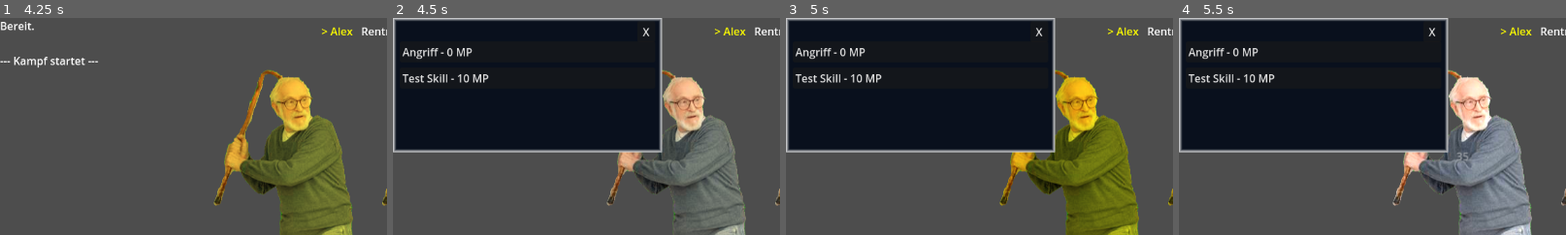
Above: before the commit, frames 1-4 (left to right).
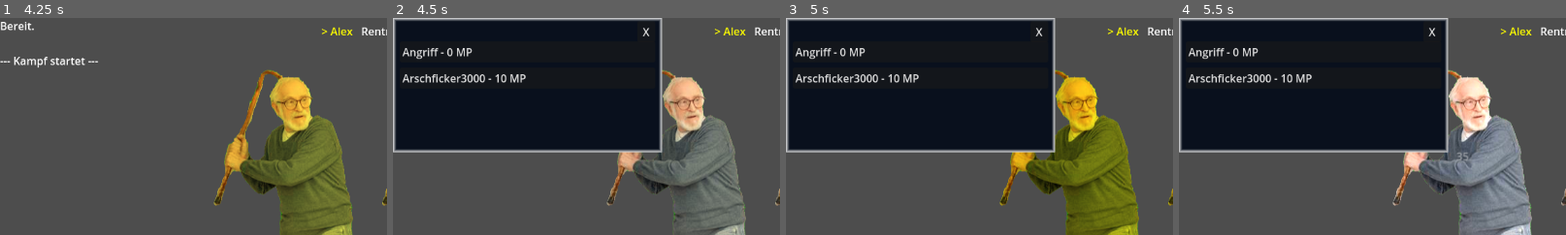
Above: after the commit, the same moments.

Repository: Marv0407/kotstulle-game
Game: Godot game, scene res://scenes/control.tscn
Two runs of this game, one before a commit and one after it. Both use one fixed random seed, a clock stepped at 60 frames per second and the inputs below.
Inputs (mouse positions are % of the whole screen's width and height, from its top left):
- Up to frame 1 (4.25 s): click "Start New Game" at 0.5 s; click (12, 7) at 1.27 s; type "Alex" at 1.35 s; click "Starten" at 2 s; click "Start Battle" at 2.75 s; click "Attack" at 3.5 s
- Up to frame 2 (4.5 s): click "Skills" at 4.25 s
- Up to frame 3 (5 s): no input
- Up to frame 4 (5.5 s): click (37, 37) at 5.02 s
The pictures show only the part of the screen within x 0-50%, y 0-50%; the shares and areas given below are measured in that part.

Frame 1 is identical in both runs. In frame 2, 0.8% of the frame differs, in the area x 2-35%, y 25-30%; in frame 3, 0.8%; in frame 4, 0.8%.

Commit message:
Refactor battle logic and reorganize functions

Diff:
--- a/ressources/skills/feature_tester.tres
+++ b/ressources/skills/feature_tester.tres
@@ -6,7 +6,7 @@
 
 [resource]
 script = ExtResource("1_66ae8")
-skill_name = "Test Skill"
+skill_name = "Arschficker3000"
 description = "macht alles lol"
 mp_cost = 10
 vfx_scene = ExtResource("3_ftqjy")
--- a/scripts/battle_manager.gd
+++ b/scripts/battle_manager.gd
@@ -21,30 +21,24 @@
 var state := BattleState.START
 var pending_skill: SkillData
 var pending_user: BattleCharacter
-#@onready var particelSpawner = $"../DebugUI/HBoxContainer/ParticelSpawner"
+
 @onready var spawn_point = $"../DebugUI/EnemyPositionAnchor/EnemyPartyContainer"
 @onready var party_panel: PartyHUD = $"../DebugUI/CanvasLayer/PartyMenuContainer/ColorRect/PartyHUDContainer"
 @onready var log_container = $"../DebugUI/CanvasLayer/PanelContainer/ScrollContainer/LogContainer"
 @onready var skill_menu = $"../DebugUI/CanvasLayer/SkillMenu"
 #endregion
 
+# --- SETUP ---
 func _ready():
 	skill_menu.skill_selected.connect(_on_skill_chosen)
 	skill_menu.canceled.connect(_on_skill_menu_canceled)
 	skill_menu.hide()
 
-####################
-# Functions
-####################
 func start_battle():
-
-	party.clear()
-	enemies.clear()
-	turn_order.clear()
-
-	for child in spawn_point.get_children():
-		child.queue_free()
-
+	party.clear(); enemies.clear(); turn_order.clear()
+	for child in spawn_point.get_children(): child.queue_free()
+
+	#load party
 	for i in range(party_data.size()):
 		var data = party_data[i]
 
@@ -56,13 +50,9 @@
 		bc.setup(data)
 		party.append(bc)
 
-	#for data in party_data:
-		#var bc = BattleCharacter.new()
-		#bc.setup(data)
-		#party.append(bc)
-	#
 	party_panel.populate(party)
 
+	#load enemies and placee into slots
 	for data in enemy_data:
 		var bc = BattleCharacter.new()
 		bc.setup(data)
@@ -92,15 +82,14 @@
 	calculate_turn_order()
 	current_turn_index = 0
 	refresh_turn_order_ui()
-
-	print("--- Kampf beginnt ---")
-	process_battle_loop()
-
+	process_turn()
+# --------------
+
+#region TURN LOGIC
 func process_turn():
+	if is_battle_over(): return
 	var actor = get_current_actor()
 	process_status_effects(actor)
-	if is_battle_over():
-		return
 
 	if not actor.is_alive():
 		next_turn()
@@ -127,40 +116,42 @@
 		var first_target = targets_array[0]
 		execute_skill(actor, selected_skill, first_target)
 
-func execute_skill(user: BattleCharacter, skill: SkillData, target: BattleCharacter):
-	for i in range(skill.hit_count):
-		var damage = calculate_damage(user, target, skill)
-		apply_skill_effects(user, target, damage, skill)
-		if skill.hit_count > 1:
-			await get_tree().create_timer(skill.delay_between_hits).timeout
-
-	if skill.status_to_apply and randf() * 100 < skill.chance_to_apply:
-		apply_status_effect(user, target, skill.status_to_apply)
-
-	await get_tree().create_timer(0.8).timeout
-
-	next_turn()
-	process_turn()
-
-func execute_skill_aoe(user: BattleCharacter, skill: SkillData, targets: Array[BattleCharacter]):
-	for i in range(skill.hit_count):
-		for target in targets:
-			if target.is_alive():
-				var damage = calculate_damage(user, target, skill)
-				apply_skill_effects(user, target, damage, skill)
-
-				if i == skill.hit_count - 1:
-					if skill.status_to_apply and randf() * 100 < skill.chance_to_apply:
-						apply_status_effect(user, target, skill.status_to_apply)
-
-		if skill.hit_count > 1:
-			await get_tree().create_timer(skill.delay_between_hits).timeout
-		else:
-			await get_tree().create_timer(0.2).timeout
-
-	await get_tree().create_timer(0.6).timeout
-	next_turn()
-	process_turn()
+func next_turn():
+	var checked := 0
+
+	while checked < turn_order.size():
+		current_turn_index += 1
+		if current_turn_index >= turn_order.size():
+			current_turn_index = 0
+
+		var actor = get_current_actor()
+		if actor.is_alive():
+			refresh_turn_order_ui()
+			return
+
+		checked += 1
+
+	end_battle(true)
+
+func refresh_turn_order_ui():
+	if not turn_order_container: return
+
+	for child in turn_order_container.get_children():
+		child.queue_free()
+
+	for i in range(turn_order.size()):
+		var character = turn_order[i]
+		if not character.is_alive(): continue
+		var label := Label.new()
+		var portrait := Image.new()
+		label.text = character.data.name
+		portrait = character.data.portrait
+
+		if i == current_turn_index:
+			label.text = "> " + label.text
+			label.add_theme_color_override("font_color", Color.YELLOW)
+
+		turn_order_container.add_child(label)
 
 func calculate_turn_order():
 	turn_order.clear()
@@ -170,131 +161,6 @@
 		func(a, b): return a.data.speed > b.data.speed
 		)
 
-func get_current_actor() -> BattleCharacter:
-	return turn_order[current_turn_index]
-
-func next_turn():
-	var checked := 0
-
-	while checked < turn_order.size():
-		current_turn_index += 1
-		if current_turn_index >= turn_order.size():
-			current_turn_index = 0
-
-		var actor = get_current_actor()
-		if actor.is_alive():
-			refresh_turn_order_ui()
-			return
-
-		checked += 1
-
-	end_battle(true)
-
-func attack(attacker: BattleCharacter, target: BattleCharacter):
-	var damage = max(attacker.data.atk - target.data.def, 1)
-	target.current_hp -= damage
-
-	if target in party:
-		for ui in party_panel.get_children():
-			if ui.character == target:
-				ui.update_hp()
-				break
-
-	if target.battle_node:
-		var tween = create_tween()
-		tween.tween_property(target.battle_node, "modulate", Color.RED, 0.1)
-		tween.tween_property(target.battle_node, "modulate", Color.WHITE, 0.1)
-		#var particel_pos = target.battle_node.global_position
-		#particelSpawner.global_position = particel_pos
-		#particelSpawner.z_index = 3
-		#particelSpawner.restart()
-		spawn_damage_number(target.battle_node.global_position, damage)
-
-	if target.current_hp <= 0:
-		print(target.data.name, " wurde besiegt!")
-		despawn_enemy_visual(target)
-
-func debug_player_attack():
-	if state != BattleState.PLAYER_TURN:
-		return
-
-	var actor = get_current_actor()
-	var targets = get_alive_enemies()
-
-	if not targets.is_empty():
-		state = BattleState.TARGET_SELECT
-
-		var skill = load("res://ressources/skills/PlayerAttack.tres")
-
-		if skill:
-			start_target_selection(get_current_actor(), skill)
-
-		else:
-			# Fallback
-			attack(actor, targets[0])
-			await get_tree().create_timer(0.8).timeout
-			next_turn()
-			process_turn()
-
-func process_battle_loop():
-	if is_battle_over():
-		return
-
-	process_turn()
-
-func start_target_selection(user: BattleCharacter, skill: SkillData):
-	state = BattleState.TARGET_SELECT
-	pending_user = user
-	pending_skill = skill
-	highlight_potential_targets(true)
-
-func _on_target_clicked(target_node):
-	if state != BattleState.TARGET_SELECT:
-		return
-
-	var target_character = null
-	for e in enemies:
-		if e.battle_node == target_node:
-			target_character = e
-			break
-
-	if target_character and target_character.is_alive():
-		highlight_potential_targets(false)
-		state = BattleState.ENEMY_TURN
-		execute_skill(pending_user, pending_skill, target_character)
-
-####################
-# Helpers
-####################
-#region TURN STATES
-
-func refresh_turn_order_ui():
-	if not turn_order_container: return
-
-	for child in turn_order_container.get_children():
-		child.queue_free()
-
-	for i in range(turn_order.size()):
-		var character = turn_order[i]
-		if not character.is_alive(): continue
-		var label := Label.new()
-		var portrait := Image.new()
-		label.text = character.data.name
-		portrait = character.data.portrait
-
-		if i == current_turn_index:
-			label.text = "> " + label.text
-			label.add_theme_color_override("font_color", Color.YELLOW)
-
-		turn_order_container.add_child(label)
-
-func set_player_ui_enabled(enabled: bool):
-	var action_menu = $"../DebugUI/CanvasLayer/PartyMenuContainer/ActionsContainer/ColorRect/VBoxContainer"
-
-	for child in action_menu.get_children():
-		if child is Button:
-			child.disabled = !enabled
-
 func end_battle(player_won: bool):
 	state = BattleState.END
 	if player_won:
@@ -302,40 +168,41 @@
 		for e in enemies: _sum_exp += e.data.xp
 #endregion
 
-#region VISUALS
-func despawn_enemy_visual(character: BattleCharacter):
-	if character.battle_node:
-		# TODO insert other/different animations here later
-		var tween = create_tween()
-		tween.tween_property(character.battle_node, "modulate:a", 0, 0.5)
-		tween.tween_property(character.battle_node, "scale", Vector2.ZERO, 0.5)
-		tween.finished.connect(func(): character.battle_node.queue_free())
-
-func post_log(text: String, color: Color = Color.WHITE):
-	print(text)
-
-	var label = Label.new()
-	label.text = text
-	label.add_theme_font_size_override("font_size", 12)
-	label.add_theme_color_override("font_color", color)
-	#label.autowrap_mode = TextServer.AUTOWRAP_WORD
-	log_container.add_child(label)
-	await get_tree().process_frame
-	log_container.get_parent().scroll_vertical = log_container.size.y
-
-func spawn_damage_number(pos: Vector2, value: int):
-	var dmg_node = damage_popup.instantiate()
-	get_tree().current_scene.add_child(dmg_node)
-
-	# some randomness in spawn logic
-	var random_offset = Vector2(randf_range(-20, 20), randf_range(-10, 10))
-	dmg_node.global_position = pos + random_offset
-
-	# TODO Future crit colors or other colors in case of big dmg
-	var color = Color.WHITE
-	if value > 50: color = Color.YELLOW #FIXME example code
-
-	dmg_node.setup(value, color)
+#region ATTACK & SKILL LOGIC
+func execute_skill(user: BattleCharacter, skill: SkillData, target: BattleCharacter):
+	for i in range(skill.hit_count):
+		var damage = calculate_damage(user, target, skill)
+		apply_skill_effects(user, target, damage, skill)
+		if skill.hit_count > 1:
+			await get_tree().create_timer(skill.delay_between_hits).timeout
+
+	if skill.status_to_apply and randf() * 100 < skill.chance_to_apply:
+		apply_status_effect(user, target, skill.status_to_apply)
+
+	await get_tree().create_timer(0.8).timeout
+
+	next_turn()
+	process_turn()
+
+func execute_skill_aoe(user: BattleCharacter, skill: SkillData, targets: Array[BattleCharacter]):
+	for i in range(skill.hit_count):
+		for target in targets:
+			if target.is_alive():
+				var damage = calculate_damage(user, target, skill)
+				apply_skill_effects(user, target, damage, skill)
+
+				if i == skill.hit_count - 1:
+					if skill.status_to_apply and randf() * 100 < skill.chance_to_apply:
+						apply_status_effect(user, target, skill.status_to_apply)
+
+		if skill.hit_count > 1:
+			await get_tree().create_timer(skill.delay_between_hits).timeout
+		else:
+			await get_tree().create_timer(0.2).timeout
+
+	await get_tree().create_timer(0.6).timeout
+	next_turn()
+	process_turn()
 
 func apply_skill_effects(attacker: BattleCharacter, target: BattleCharacter, damage: int, skill: SkillData):
 	target.current_hp -= damage
@@ -370,49 +237,30 @@
 		post_log(target.data.name + " wurde besiegt!", Color.ORANGE_RED)
 		despawn_enemy_visual(target)
 
-func open_skill_menu():
-	var actor = get_current_actor()
-	set_player_ui_enabled(false)
-	skill_menu.setup(actor)
-	skill_menu.show()
-
-func _on_skill_chosen(skill: SkillData):
-	skill_menu.hide()
-	if skill.target_selector == "all":
-		var all_enemies = get_alive_enemies()
-		execute_skill_aoe(get_current_actor(), skill, all_enemies)
-	else:
-		start_target_selection(get_current_actor(), skill)
-
-func _on_skill_menu_canceled():
-	skill_menu.hide()
-	set_player_ui_enabled(true)
-
-func _on_skills_btn_pressed() -> void:
-	open_skill_menu()
-
-func highlight_potential_targets(active: bool):
+func get_current_actor() -> BattleCharacter:
+	return turn_order[current_turn_index]
+
+func start_target_selection(user: BattleCharacter, skill: SkillData):
+	state = BattleState.TARGET_SELECT
+	pending_user = user
+	pending_skill = skill
+	highlight_potential_targets(true)
+
+func _on_target_clicked(target_node):
+	if state != BattleState.TARGET_SELECT:
+		return
+
+	var target_character = null
 	for e in enemies:
-		if not e.is_alive() or not e.battle_node: continue
-		e.battle_node.is_targetable = active
-		if e.battle_node.has_meta("highlight_tween"):
-			var old_tween = e.battle_node.get_meta("highlight_tween")
-			if old_tween and old_tween.is_valid():
-				old_tween.kill()
-
-		if active:
-			var tween = create_tween().set_loops()
-			tween.tween_property(e.battle_node, "modulate", Color.YELLOW, 0.5)
-			tween.tween_property(e.battle_node, "modulate", Color.WHITE, 0.5)
-
-			e.battle_node.set_meta("highlight_tween", tween)
-		else:
-			e.battle_node.modulate = Color.WHITE
-			e.battle_node.remove_meta("highlight_tween")
-
-#endregion
-
-#region LOGIC
+		if e.battle_node == target_node:
+			target_character = e
+			break
+
+	if target_character and target_character.is_alive():
+		highlight_potential_targets(false)
+		state = BattleState.ENEMY_TURN
+		execute_skill(pending_user, pending_skill, target_character)
+
 func get_targets_dynamic(user: BattleCharacter, config: Dictionary) -> Array[BattleCharacter]:
 	var pool: Array[BattleCharacter] = []
 
@@ -503,7 +351,92 @@
 		effect.duration -= 1
 		if effect.duration <= 0:
 			actor.active_effects.remove_at(i)
-
+#endregion
+
+#region VISUALS
+func despawn_enemy_visual(character: BattleCharacter):
+	if character.battle_node:
+		# TODO insert other/different animations here later
+		var tween = create_tween()
+		tween.tween_property(character.battle_node, "modulate:a", 0, 0.5)
+		tween.tween_property(character.battle_node, "scale", Vector2.ZERO, 0.5)
+		tween.finished.connect(func(): character.battle_node.queue_free())
+
+func post_log(text: String, color: Color = Color.WHITE):
+	print(text)
+
+	var label = Label.new()
+	label.text = text
+	label.add_theme_font_size_override("font_size", 12)
+	label.add_theme_color_override("font_color", color)
+	#label.autowrap_mode = TextServer.AUTOWRAP_WORD
+	log_container.add_child(label)
+	await get_tree().process_frame
+	log_container.get_parent().scroll_vertical = log_container.size.y
+
+func spawn_damage_number(pos: Vector2, value: int):
+	var dmg_node = damage_popup.instantiate()
+	get_tree().current_scene.add_child(dmg_node)
+
+	# some randomness in spawn logic
+	var random_offset = Vector2(randf_range(-20, 20), randf_range(-10, 10))
+	dmg_node.global_position = pos + random_offset
+
+	# TODO Future crit colors or other colors in case of big dmg
+	var color = Color.WHITE
+	if value > 50: color = Color.YELLOW #FIXME example code
+
+	dmg_node.setup(value, color)
+
+func set_player_ui_enabled(enabled: bool):
+	var action_menu = $"../DebugUI/CanvasLayer/PartyMenuContainer/ActionsContainer/ColorRect/VBoxContainer"
+
+	for child in action_menu.get_children():
+		if child is Button:
+			child.disabled = !enabled
+
+func highlight_potential_targets(active: bool):
+	for e in enemies:
+		if not e.is_alive() or not e.battle_node: continue
+		e.battle_node.is_targetable = active
+		if e.battle_node.has_meta("highlight_tween"):
+			var old_tween = e.battle_node.get_meta("highlight_tween")
+			if old_tween and old_tween.is_valid():
+				old_tween.kill()
+
+		if active:
+			var tween = create_tween().set_loops()
+			tween.tween_property(e.battle_node, "modulate", Color.YELLOW, 0.5)
+			tween.tween_property(e.battle_node, "modulate", Color.WHITE, 0.5)
+
+			e.battle_node.set_meta("highlight_tween", tween)
+		else:
+			e.battle_node.modulate = Color.WHITE
+			e.battle_node.remove_meta("highlight_tween")
+
+func open_skill_menu():
+	var actor = get_current_actor()
+	set_player_ui_enabled(false)
+	skill_menu.setup(actor)
+	skill_menu.show()
+
+func _on_skill_chosen(skill: SkillData):
+	skill_menu.hide()
+	if skill.target_selector == "all":
+		var all_enemies = get_alive_enemies()
+		execute_skill_aoe(get_current_actor(), skill, all_enemies)
+	else:
+		start_target_selection(get_current_actor(), skill)
+
+func _on_skill_menu_canceled():
+	skill_menu.hide()
+	set_player_ui_enabled(true)
+
+func _on_skills_btn_pressed() -> void:
+	open_skill_menu()
+#endregion
+
+#region HELPERS
 func get_alive_party() -> Array[BattleCharacter]:
 	return party.filter(func(c): return c.is_alive())
 
--- a/scripts/battle_test.gd
+++ b/scripts/battle_test.gd
@@ -11,9 +11,9 @@
 
 func _on_start_battle_btn_pressed() -> void:
 	log_label.text += "\n--- Kampf startet ---\n"
-	#attack_btn.disabled = false
 	battle_manager.start_battle()
 	start_battle_btn.hide()
 
 func _on_basic_attack_pressed() -> void:
-	battle_manager.debug_player_attack()
+	var skill = load("res://ressources/skills/PlayerAttack.tres")
+	battle_manager.start_target_selection(battle_manager.get_current_actor(), skill)
